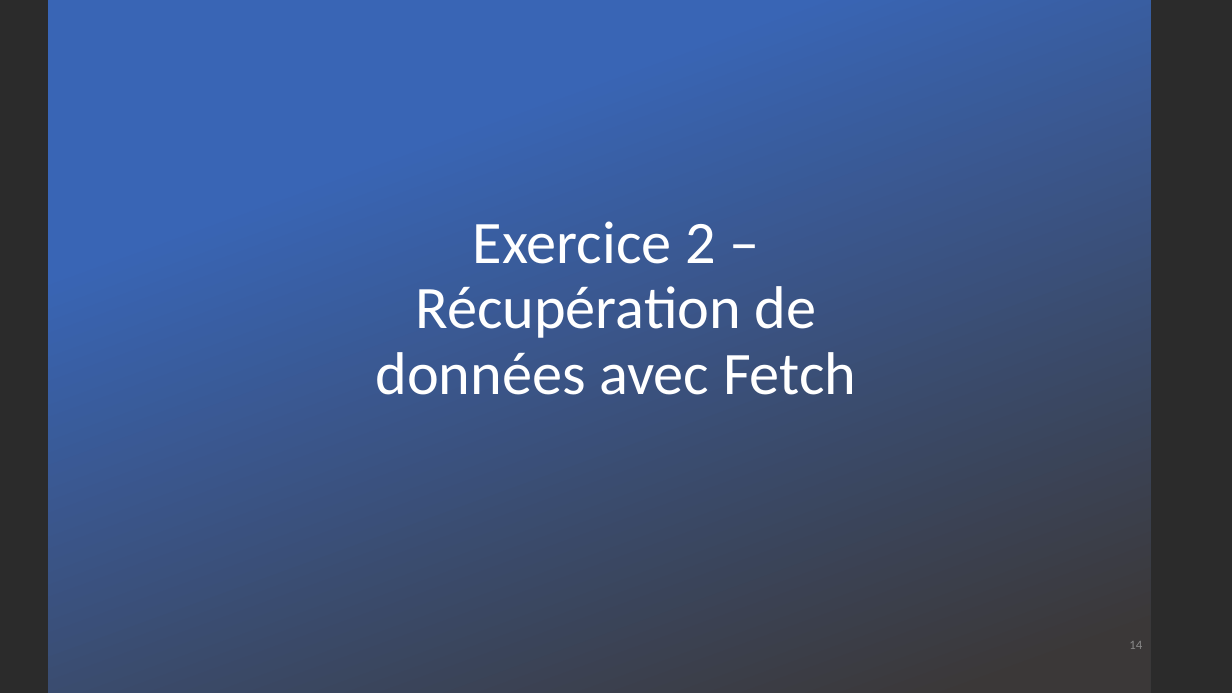
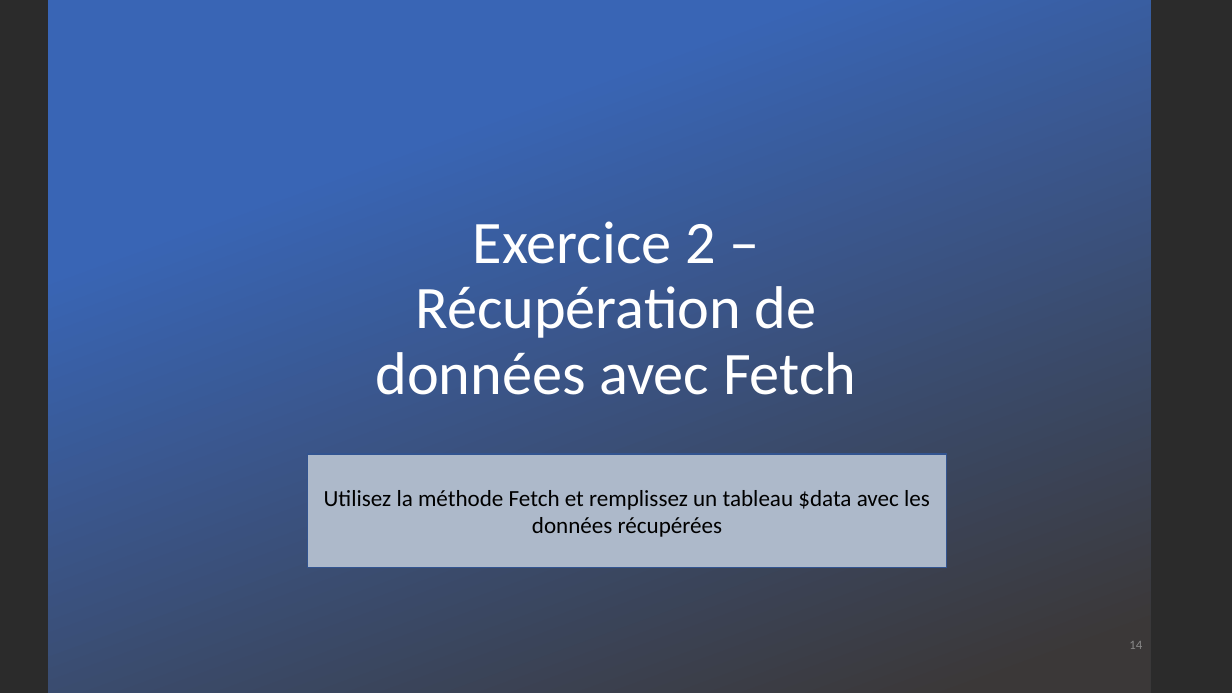
Before and after one commit to DylanMielot/FormationFormateur, a slide deck: slide 14 of Formation de formateur.pptx. Drawn at 1232x693 pixels with LibreOffice and Linux fonts; fonts in the diff are those of the drawing; background and template pictures are left out; a plain dark background stands for a picture behind light text. Boxes give left, top, right and bottom in pixels: in the first picture for what was removed or moved away, otherwise in the second. Text is boxed around its words. In the diff, an @@ line names an element or a change of style, - is before the commit and + after.

```diff
--- a/Formation de formateur.pptx
+++ b/Formation de formateur.pptx
@@ rectangle added at bbox=[308, 454, 946, 567], fill #ADB9CA, outline #325491 1 pt, 18 pt, text #000000 @@
+Utilisez la méthode Fetch et remplissez un tableau $data avec les données récupérées
```
Also in this commit, not shown: 13 other slides changed, 1 slide added, 2 slides removed, 1 other file.
